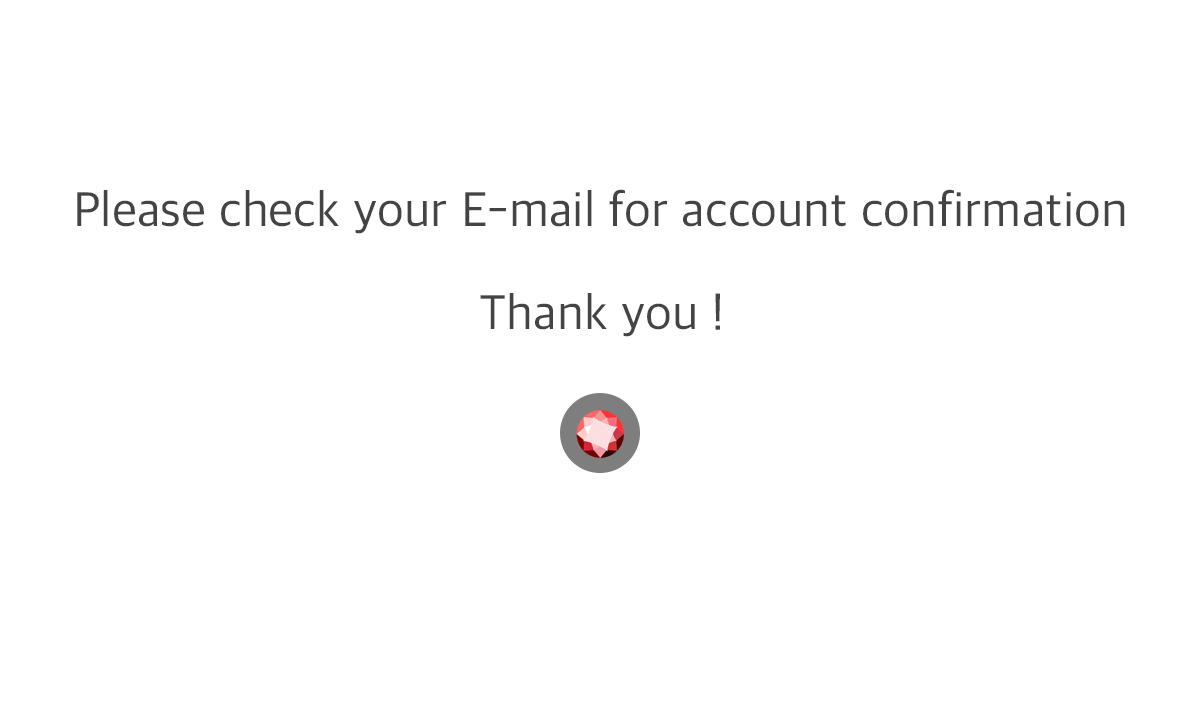
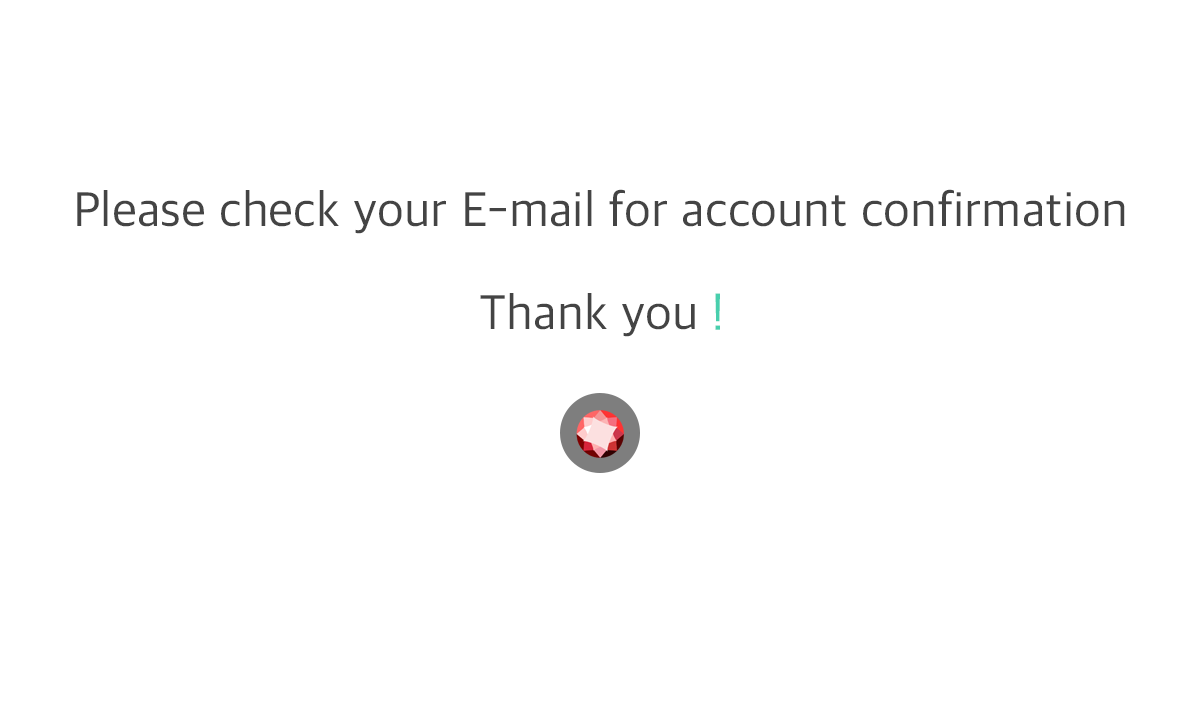
Layers edited between the first and the second w=1200, h=712 image:
painted on "Thank you !" over [715,293,720,330]
